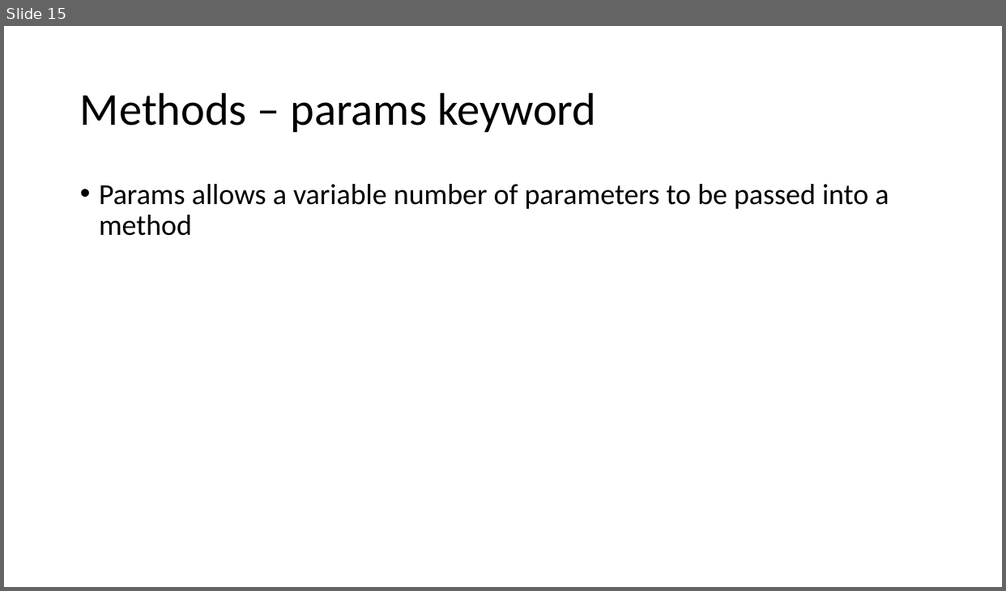
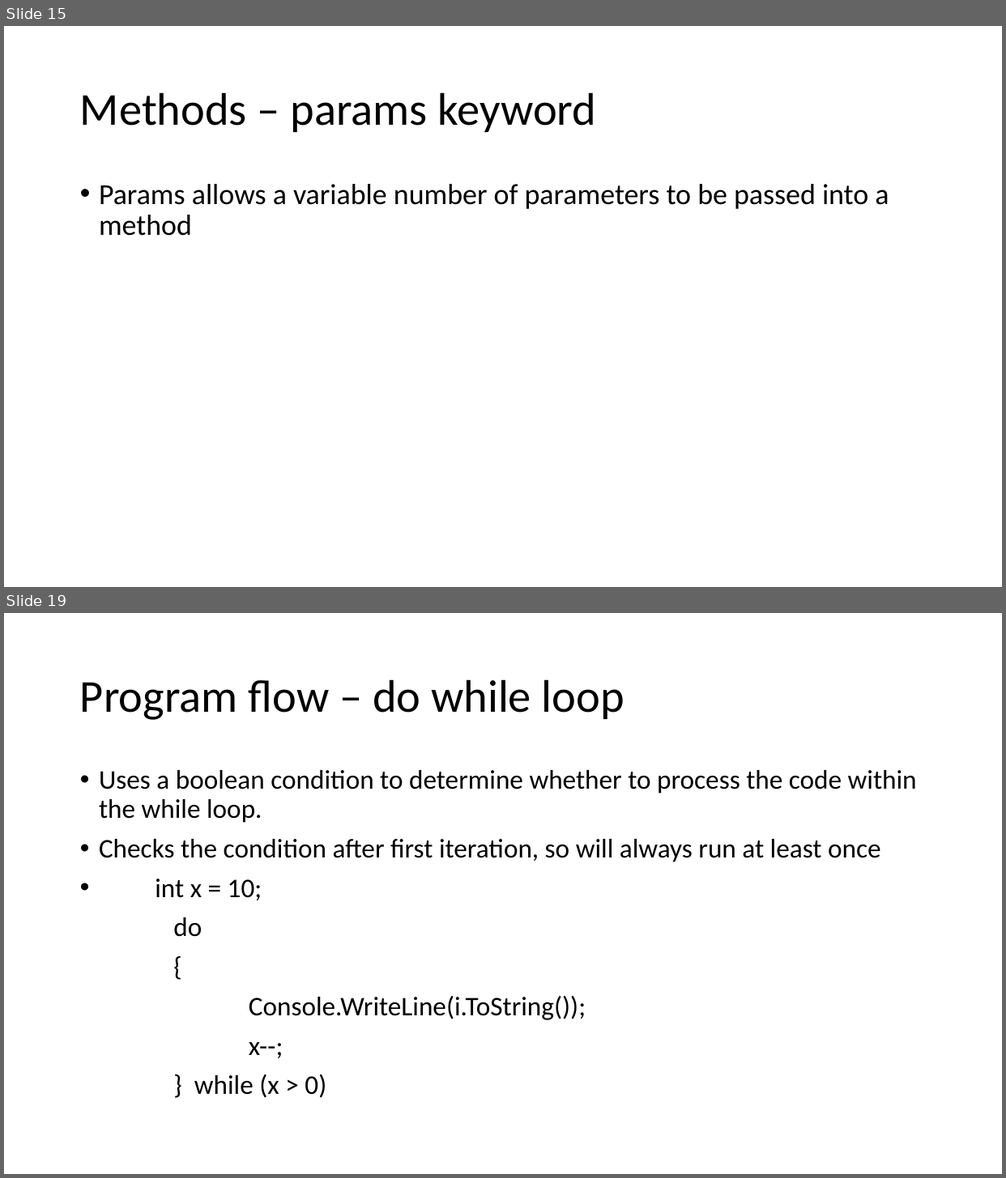
Before and after one commit to gavinhickford/Projects, a slide deck: Mentoring/Mentoring.pptx. Shown one above the other, each under a label of ours: slide 15 before the commit, slides 15 and 19 after it; the slides between them are not shown. The pictures are 1006x591 and 1006x1178 pixels, drawn with LibreOffice and Linux fonts; fonts in the diff are those of the drawing. Boxes give left, top, right and bottom in pixels: in the first picture for what was removed or moved away, otherwise in the second. Text is boxed around its words. In the diff, an @@ line names an element or a change of style, - is before the commit and + after.

```diff
--- a/Mentoring/Mentoring.pptx
+++ b/Mentoring/Mentoring.pptx
@@ slide 19 added at [4,613,1002,1174], background #FFFFFF @@
@@ title added at [80,679,624,720], 44 pt, text #000000 @@
+Program flow – do while loop
@@ text added at [99,770,917,1098], 25.9 pt, text #000000 @@
+• Uses a boolean condition to determine whether to process the code within the while loop.
+• Checks the condition after first iteration, so will always run at least once
+• int x = 10;
+do
+{
+Console.WriteLine(i.ToString());
+x--;
+} while (x > 0)
```
Also in this commit, not shown: 4 other slides added.
